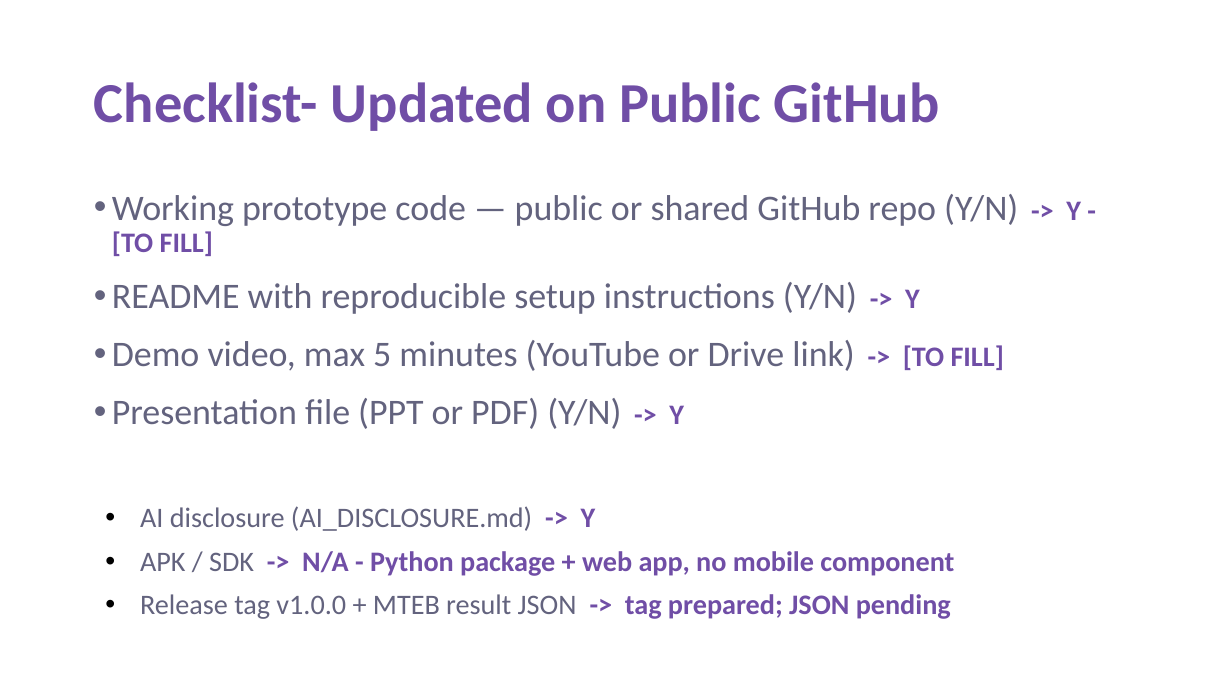
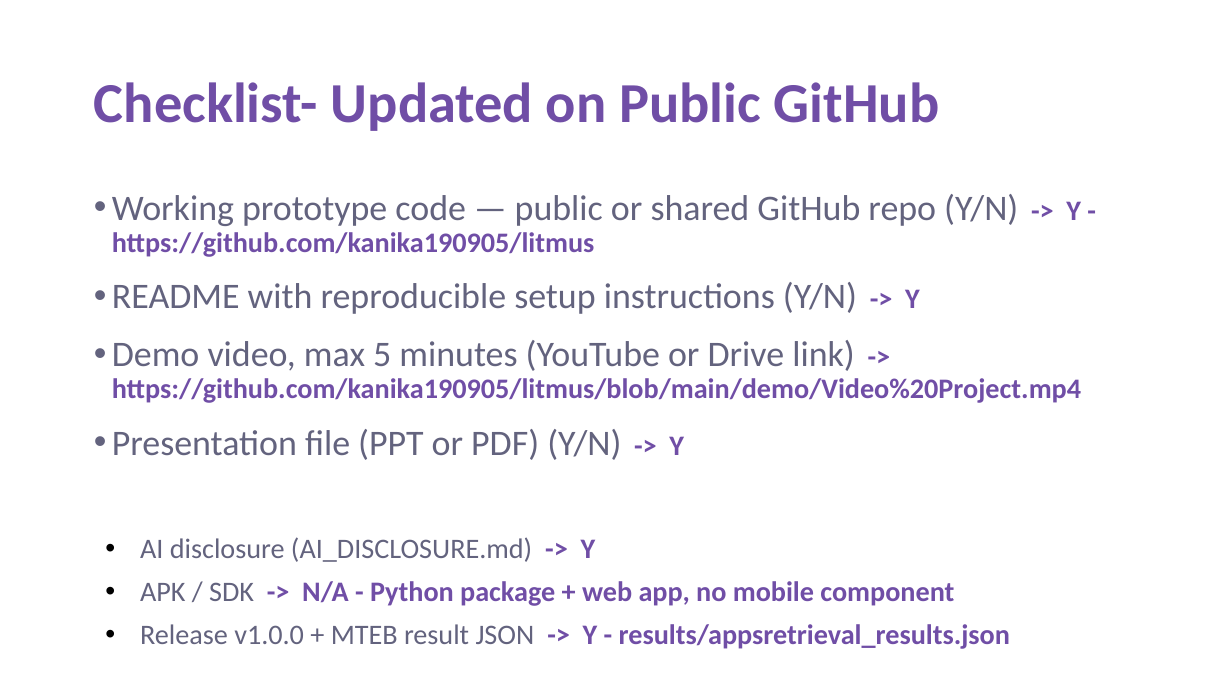
Before and after one commit to kanika190905/litmus, a slide deck: slide 11 of presentation/Litmus_PRISM_Submission.pptx. Drawn at 1232x693 pixels with LibreOffice and Linux fonts; fonts in the diff are those of the drawing. Boxes give left, top, right and bottom in pixels: in the first picture for what was removed or moved away, otherwise in the second. Text is boxed around its words. In the diff, an @@ line names an element or a change of style, - is before the commit and + after.

Commit message:
Final submission: official AppsRetrieval results (NDCG@10 0.9669), team details, Kaggle notebook, portability fixes, updated README/PPT/checklist

```diff
--- a/presentation/Litmus_PRISM_Submission.pptx
+++ b/presentation/Litmus_PRISM_Submission.pptx
@@ text at (112, 194, 1081, 257): text changed @@
-• Working prototype code — public or shared GitHub repo (Y/N) -> Y - [TO FILL]
+• Working prototype code — public or shared GitHub repo (Y/N) -> Y - https://github.com/kanika190905/litmus
@@ text at (112, 340, 1081, 403): text changed; size 28 to 22 pt; text colour #63637E to #704EA6; bold on @@
-• Demo video, max 5 minutes (YouTube or Drive link) -> [TO FILL]
+• Demo video, max 5 minutes (YouTube or Drive link) -> https://github.com/kanika190905/litmus/blob/main/demo/Video%20Project.mp4
@@ text at (140, 624, 1010, 649): text changed; text colour #63637E to #704EA6; bold on @@
-• Release tag v1.0.0 + MTEB result JSON -> tag prepared; JSON pending
+• Release v1.0.0 + MTEB result JSON -> Y - results/appsretrieval_results.json
```
Also in this commit, not shown: 6 other slides changed, 18 other files.
